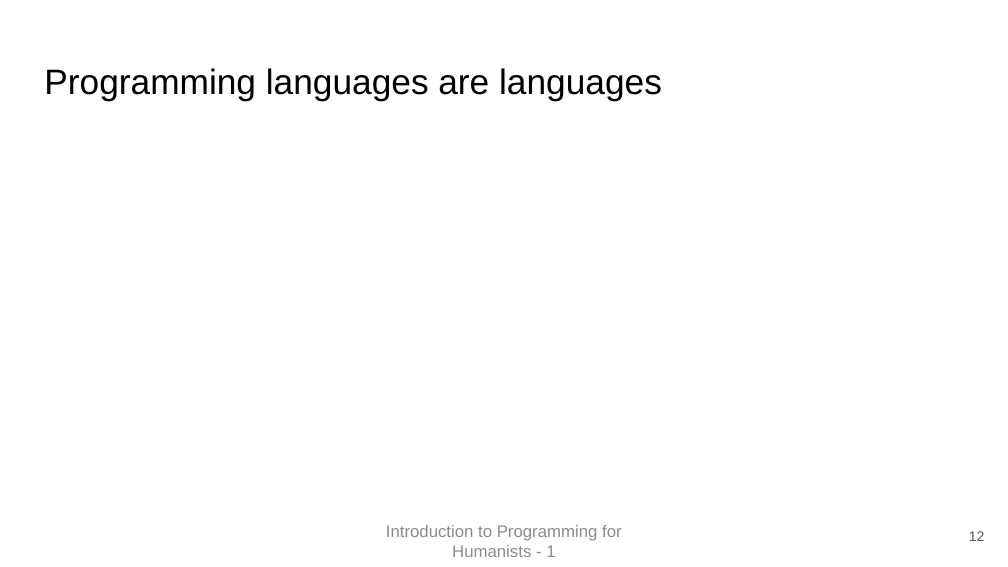
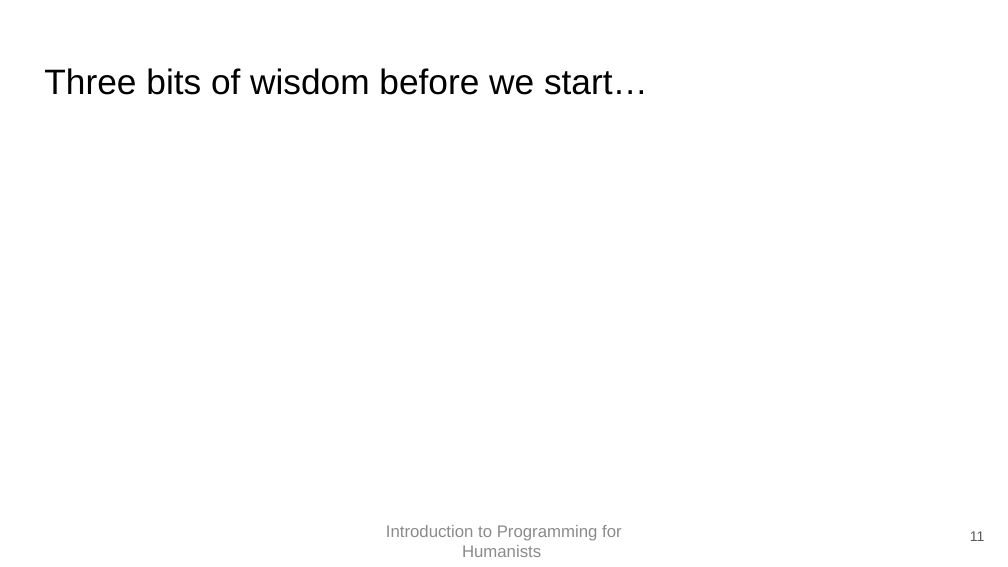
Before and after one commit to EvanEames/IPFH2526, a slide deck: slide 11 of week1/First Class.pptx (slide 12 before the commit). Drawn at 1008x567 pixels with LibreOffice and Linux fonts; fonts in the diff are those of the drawing. Boxes give left, top, right and bottom in pixels: in the first picture for what was removed or moved away, otherwise in the second. Text is boxed around its words. In the diff, an @@ line names an element or a change of style, - is before the commit and + after.

```diff
--- a/week1/First Class.pptx
+++ b/week1/First Class.pptx
@@ title at bbox=[44, 68, 648, 95]: text changed @@
-Programming languages are languages
+Three bits of wisdom before we start…
@@ text at bbox=[386, 525, 622, 557]: text changed @@
-Introduction to Programming for Humanists - 1
+Introduction to Programming for Humanists
@@ page number at bbox=[970, 531, 984, 541]: text changed @@
-12
+11
```
Also in this commit, not shown: 14 other slides changed, 22 slides removed, 3 other files.
